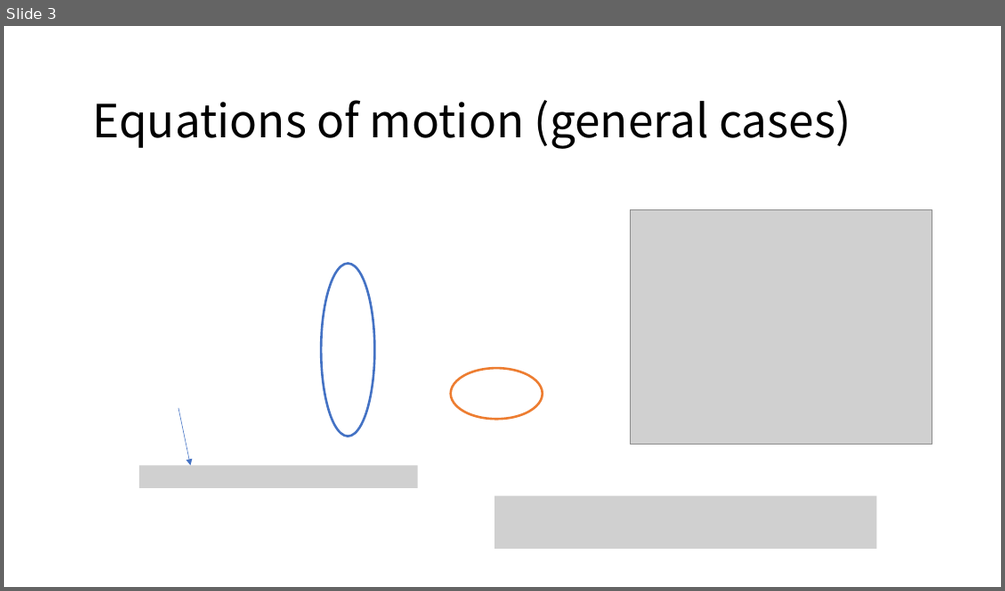
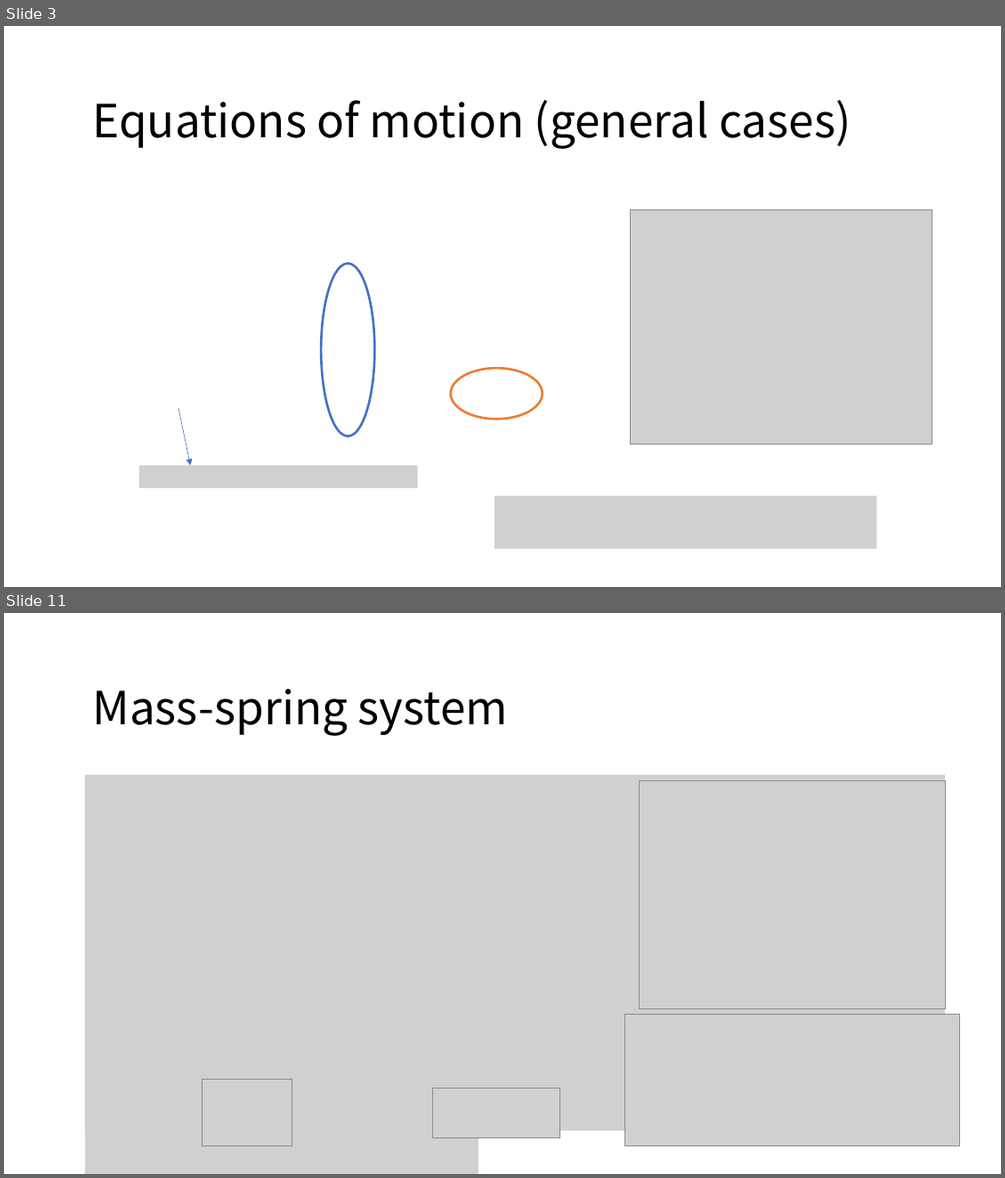
Before and after one commit to LILKOTYO/Lab-Presentation, a slide deck: 20220725_simulation/Deformable Simulation.pptx. Shown one above the other, each under a label of ours: slide 3 before the commit, slides 3 and 11 after it; the slides between them are not shown. The pictures are 1005x591 and 1005x1178 pixels, drawn with LibreOffice and Linux fonts; fonts in the diff are those of the drawing; grey boxes stand for pictures. Boxes give left, top, right and bottom in pixels: in the first picture for what was removed or moved away, otherwise in the second. Text is boxed around its words. In the diff, an @@ line names an element or a change of style, - is before the commit and + after.

Commit message:
mass-spring finished

```diff
--- a/20220725_simulation/Deformable Simulation.pptx
+++ b/20220725_simulation/Deformable Simulation.pptx
@@ slide 11 added at box(4, 613, 1001, 1174), background #FFFFFF @@
@@ text added at box(92, 689, 508, 736), 44 pt, text #000000 @@
+Mass-spring system
@@ picture added at box(85, 774, 945, 1130) @@
@@ picture added at box(639, 780, 945, 1008) @@
@@ picture added at box(624, 1013, 960, 1146) @@
@@ picture added at box(85, 1052, 478, 1174) @@
@@ picture added at box(202, 1079, 291, 1146) @@
@@ picture added at box(432, 1088, 560, 1138) @@
```
Also in this commit, not shown: 6 slides changed, 3 other slides added, 7 other files.
